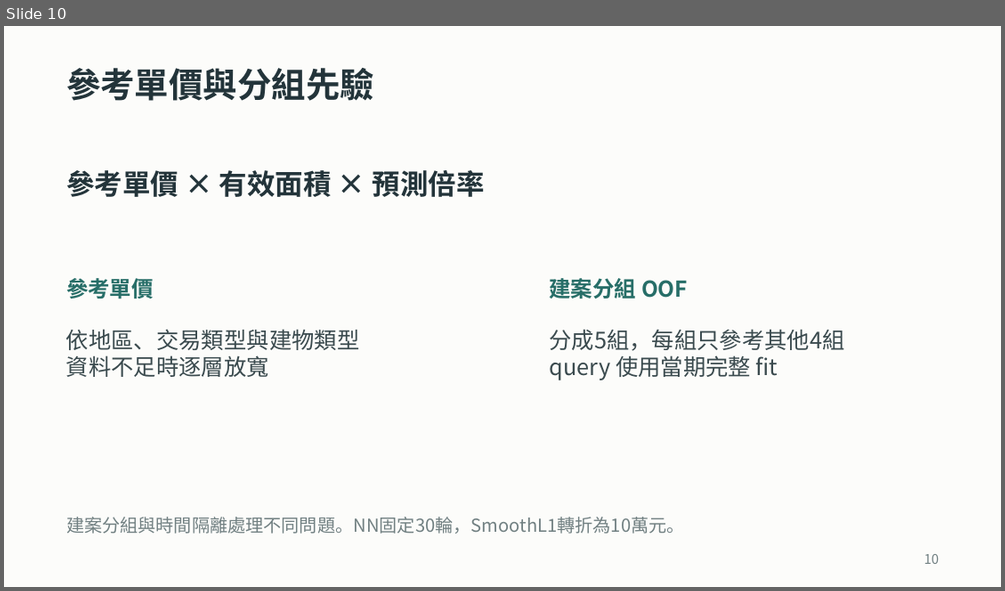
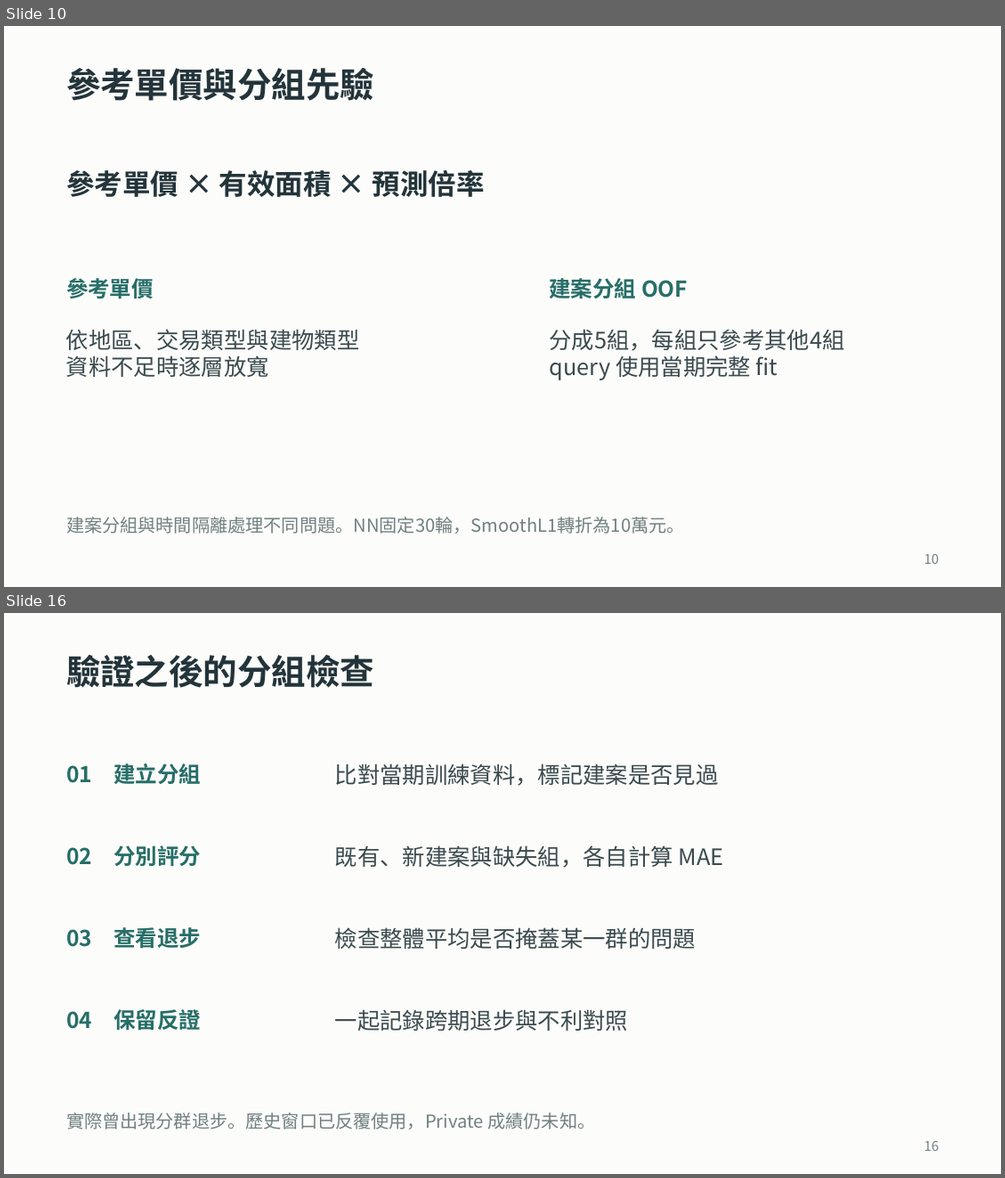
Before and after one commit to ziyi930108/nycu-house-price-regression, a slide deck: teaching/final_presentation/台灣房屋銷售價格預測挑戰賽_上台簡報.pptx. Shown one above the other, each under a label of ours: slide 10 before the commit, slides 10 and 16 after it; the slides between them are not shown. The pictures are 1005x591 and 1005x1178 pixels, drawn with LibreOffice and Linux fonts; fonts in the diff are those of the drawing. Boxes give left, top, right and bottom in pixels: in the first picture for what was removed or moved away, otherwise in the second. Text is boxed around its words. In the diff, an @@ line names an element or a change of style, - is before the commit and + after.

```diff
--- a/teaching/final_presentation/台灣房屋銷售價格預測挑戰賽_上台簡報.pptx
+++ b/teaching/final_presentation/台灣房屋銷售價格預測挑戰賽_上台簡報.pptx
@@ slide 16 added at (4,613,1001,1174), background #FCFCFA @@
@@ text added at (66,655,374,688), 33 pt, text #23343A, bold @@
+驗證之後的分組檢查
@@ text added at (66,763,201,784), 21 pt, text #276E68, bold @@
+01 建立分組
@@ text added at (335,763,719,786), 21.8 pt, text #3A4A4E @@
+比對當期訓練資料，標記建案是否見過
@@ text added at (66,845,201,866), 21 pt, text #276E68, bold @@
+02 分別評分
@@ text added at (335,845,724,868), 21.8 pt, text #3A4A4E @@
+既有、新建案與缺失組，各自計算 MAE
@@ text added at (66,927,201,949), 21 pt, text #276E68, bold @@
+03 查看退步
@@ text added at (335,927,696,949), 21.8 pt, text #3A4A4E @@
+檢查整體平均是否掩蓋某一群的問題
@@ text added at (66,1009,201,1030), 21 pt, text #276E68, bold @@
+04 保留反證
@@ text added at (335,1009,628,1030), 21.8 pt, text #3A4A4E @@
+一起記錄跨期退步與不利對照
@@ text added at (66,1112,595,1129), 17.2 pt, text #718082 @@
+實際曾出現分群退步。歷史窗口已反覆使用，Private 成績仍未知。
@@ text added at (924,1141,939,1151), 12.8 pt, text #718082 @@
+16
```
Also in this commit, not shown: 6 slides changed, 2 other slides added, 9 slides removed, 25 other files.
